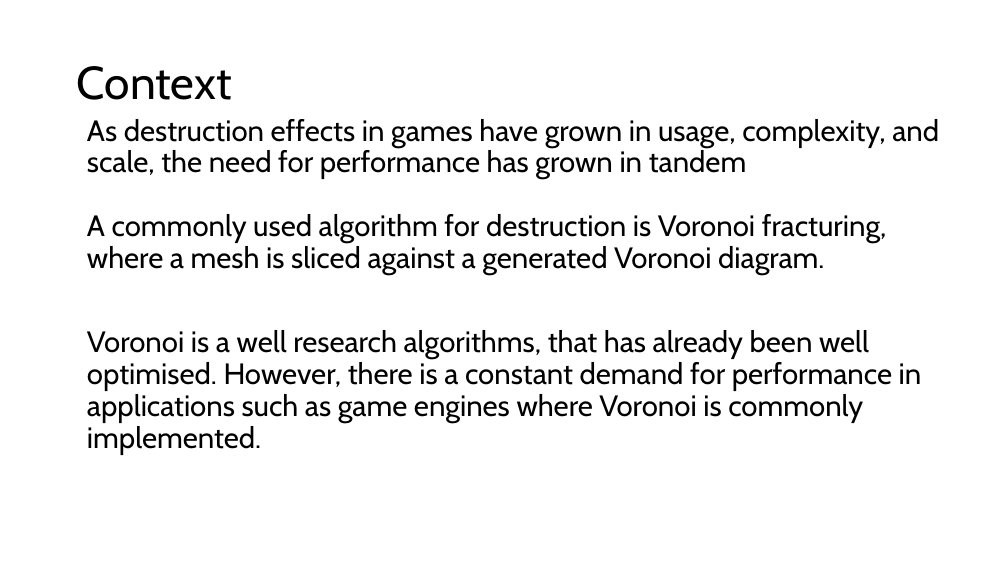
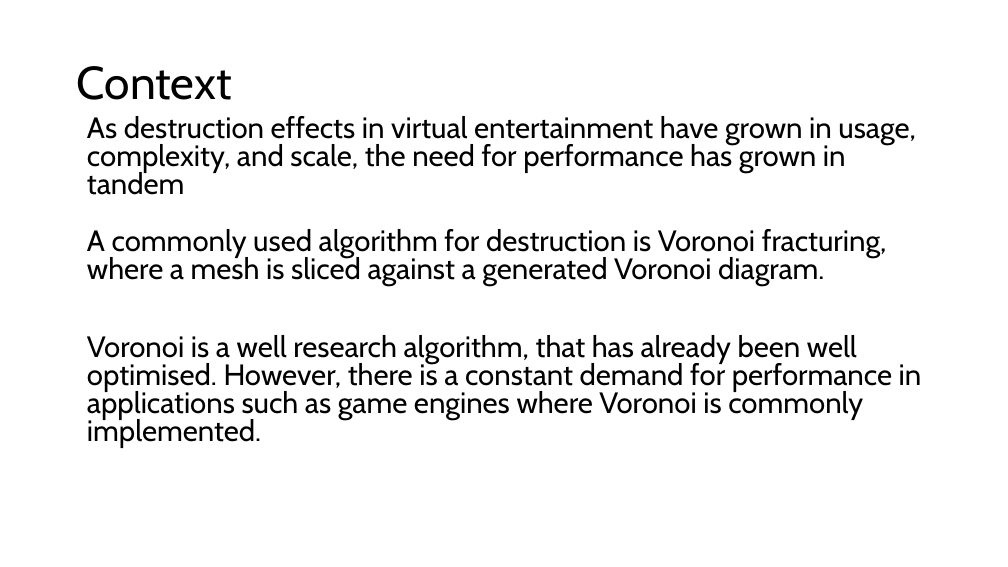
Before and after one commit to SamLGameDev/SamsEngine, a slide deck: slide 2 of Disertation/Proposal Presentation.pptx. Drawn at 1008x567 pixels with LibreOffice and Linux fonts; fonts in the diff are those of the drawing. Boxes give left, top, right and bottom in pixels: in the first picture for what was removed or moved away, otherwise in the second. Text is boxed around its words. In the diff, an @@ line names an element or a change of style, - is before the commit and + after.

Commit message:
added presentation

```diff
--- a/Disertation/Proposal Presentation.pptx
+++ b/Disertation/Proposal Presentation.pptx
@@ text at (x1=87, y1=116, x2=922, y2=448): text changed @@
-As destruction effects in games have grown in usage, complexity, and scale, the need for performance has grown in tandem
-A commonly used algorithm for destruction is Voronoi fracturing, where a mesh is sliced against a generated Voronoi diagram.
-Voronoi is a well research algorithms, that has already been well optimised. However, there is a constant demand for performance in applications such as game engines where Voronoi is commonly implemented.
+As destruction effects in virtual entertainment have grown in usage, complexity, and scale, the need for performance has grown in tandem
+A commonly used algorithm for destruction is Voronoi fracturing, where a mesh is sliced against a generated Voronoi diagram.
+Voronoi is a well research algorithm, that has already been well optimised. However, there is a constant demand for performance in applications such as game engines where Voronoi is commonly implemented.
```
Also in this commit, not shown: 8 other slides changed, 15 slides added, 3 slides removed, 1 other file.
